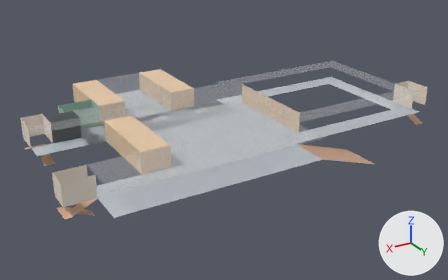
The glTF model floors/6F.glb, before and after one commit.
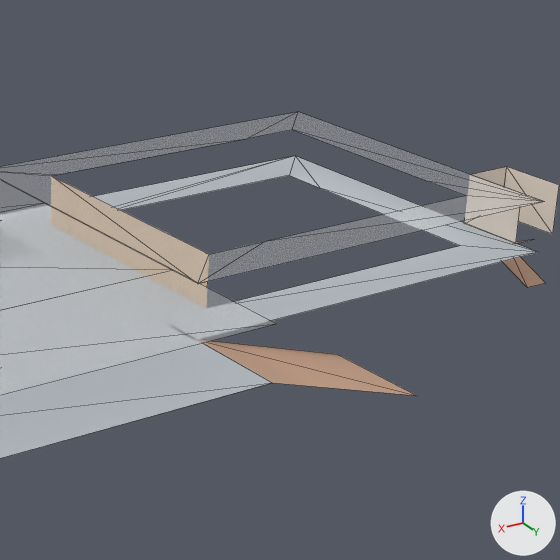
Each version appears first whole from a camera (50 mm lens) standing at (-16.3, 75.0, 21.8) and looking at (-60.4, 1.3, -15.1), and next in a close-up on the part from 50% to 96% of the width and 7% to 80% of the height. Arrows for +X, +Y and +Z are at lower right; the lights stay in place. The older version's two pictures come first. The close-ups show mesh edges as thin lines. Where no turn or scale is listed for an object, it has been applied to the vertices. Vertices at exactly the same position are counted once.

The older version as bpy lines, for what is in view:
```python
me_cube_018 = bpy.data.meshes.new('Cube.018')
me_cube_018.from_pydata(...)  # 16 vertices, 15 faces; spans x -12.0..12.0, y -10.5..10.5, z -1.5..1.5
me_cube_018.materials.append(mat_material_022)  # white #e7e7e7
me_平面_002 = bpy.data.meshes.new('平面.002')
me_平面_002.from_pydata([(14.3, -4.0, 0.0), (14.3, 4.0, 0.0), (-14.3, -4.0, 0.0), (-14.3, 4.0, 0.0)], [], [(0, 1, 3), (0, 3, 2)])
me_平面_002.materials.append(mat_material_001)  # light grey #bfc6cc
me_平面_004 = bpy.data.meshes.new('平面.004')
me_平面_004.from_pydata([(4.77, -3.0, 1.5), (4.77, 3.0, 1.5), (-4.77, -3.0, -1.5), (-4.77, 3.0, -1.5)], [], [(0, 1, 3), (0, 3, 2)])
me_平面_004.materials.append(mat_material_003)  # beige #d2a88d
ob_cube_011 = bpy.data.objects.new('Cube.011', me_cube_018)
ob_cube_011.location = (-76.25, 3.08, -10.5)
ob_平面_002 = bpy.data.objects.new('平面.002', me_平面_002)
ob_平面_002.location = (-50.15, 15.44, -12.0)
ob_平面_004 = bpy.data.objects.new('平面.004', me_平面_004)
ob_平面_004.location = (-69.15, 16.44, -13.52)
# also in view: '平面.005' at (-52.3, -3.5, -9.0); '立方體.180' at (-89.7, 9.9, -10.5); 'Cube.021' at (-76.3, 3.1, -12.0); '平面.006' at (-55.5, 5.5, -9.0); '平面.003' at (-50.1, 15.4, -9.0)
```
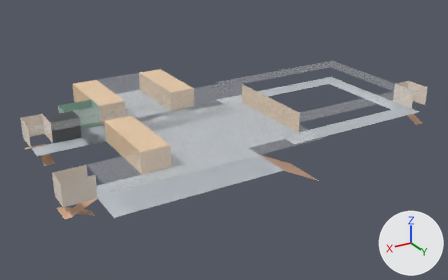
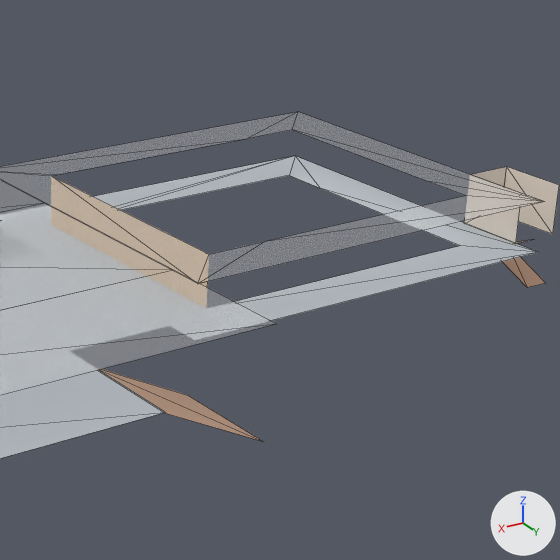
The change, as a list of edits to the scene's bpy script:
```text
Change me_平面_002:
    used by ob_平面_002; location = (-50.15, 15.44, -12.0)
    remove me_平面_002.from_pydata(...)  # 4 vertices, 2 faces; spans x -14.3..14.3, y -4.0..4.0, z 0.0
    add me_平面_002.from_pydata(...)  # 4 vertices, 2 faces; spans x -8.1..14.3, y -4.0..4.0, z 0.0
    me_平面_002 part 1
    me_平面_002.vertices[2].co: (-14.3, -4.0, 0.0) -> (-8.1, -4.0, 0.0)
    me_平面_002.vertices[3].co: (-14.3, 4.0, 0.0) -> (-8.1, 4.0, 0.0)  # pixel (272, 382) -> pixel (165, 412)
Add me_平面_008:
    me_平面_008.from_pydata([(4.77, -3.0, 1.5), (4.77, 3.0, 1.5), (-1.19, -3.0, -1.5), (-1.19, 3.0, -1.5)], [], [(0, 1, 3), (0, 3, 2)])
    me_平面_008.materials.append(mat_material_003)  # beige #d2a88d
Remove ob_平面_004:
    ob_平面_004 = bpy.data.objects.new('平面.004', me_平面_004)
    ob_平面_004.location = (-69.15, 16.44, -13.52)
Add ob_平面_008:
    ob_平面_008 = bpy.data.objects.new('平面.008', me_平面_008)
    ob_平面_008.location = (-62.9, 16.44, -13.52)
```

Boxes (x1, y1, x2, y2) around the edits, measured in the close-ups (560 x 560 px):
'平面.002', reshaped: before (0, 343, 273, 458); after (0, 370, 165, 458)
'平面.004', deleted (beige): before (204, 341, 417, 396)
'平面.008', added (beige): after (99, 369, 262, 441)
